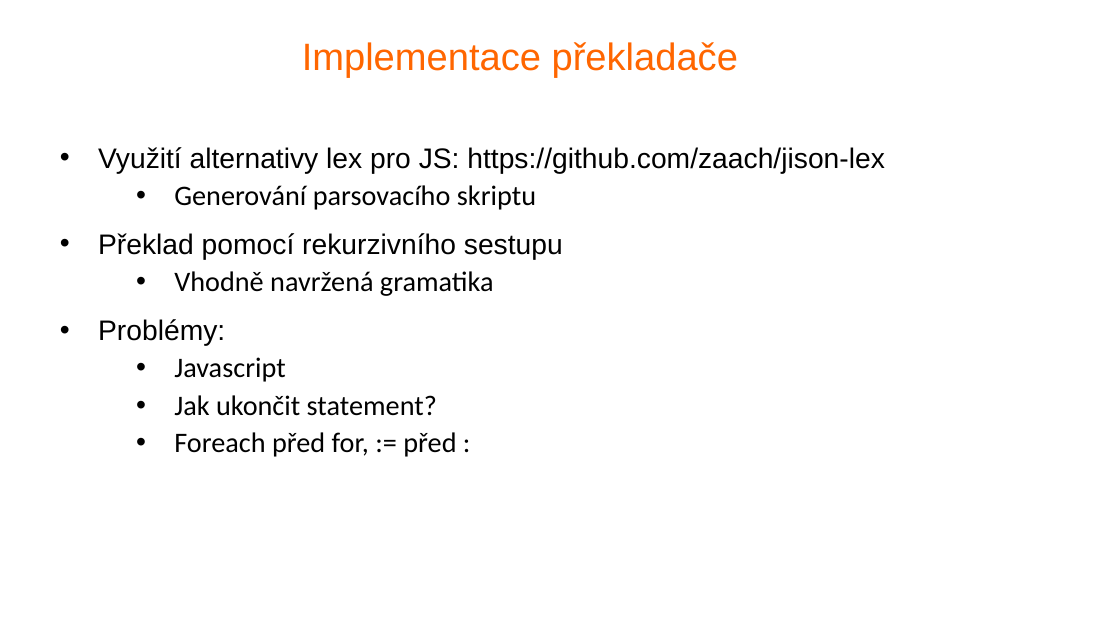
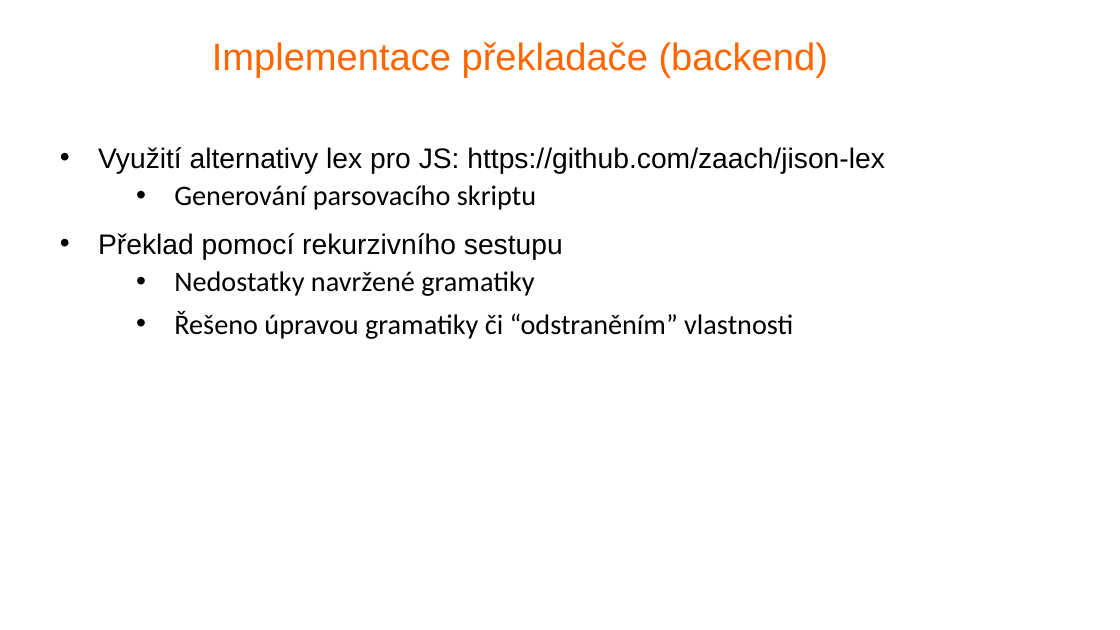
Before and after one commit to trestikp/fjp_semestral, a slide deck: slide 4 of presentation/second_presentation.odp (slide 6 before the commit). Drawn at 1120x630 pixels with LibreOffice and Linux fonts; fonts in the diff are those of the drawing; background and template pictures are left out. Boxes give left, top, right and bottom in pixels: in the first picture for what was removed or moved away, otherwise in the second. Text is boxed around its words. In the diff, an @@ line names an element or a change of style, - is before the commit and + after.

Commit message:
new: updated second presentation backend part, fix: final grammar nonsense

```diff
--- a/presentation/second_presentation.odp
+++ b/presentation/second_presentation.odp
@@ title at bbox=[212, 42, 828, 78]: text changed @@
-Implementace překladače
+Implementace překladače (backend)
@@ text at bbox=[174, 271, 793, 339]: text changed @@
-  • Vhodně navržená gramatika
-• Problémy:
-  • Javascript
-  • Jak ukončit statement?
-  • Foreach před for, := před :
+  • Nedostatky navržené gramatiky
+    • Řešeno úpravou gramatiky či “odstraněním” vlastnosti
```
Also in this commit, not shown: 4 slides added, 1 slide removed, 2 other files.
